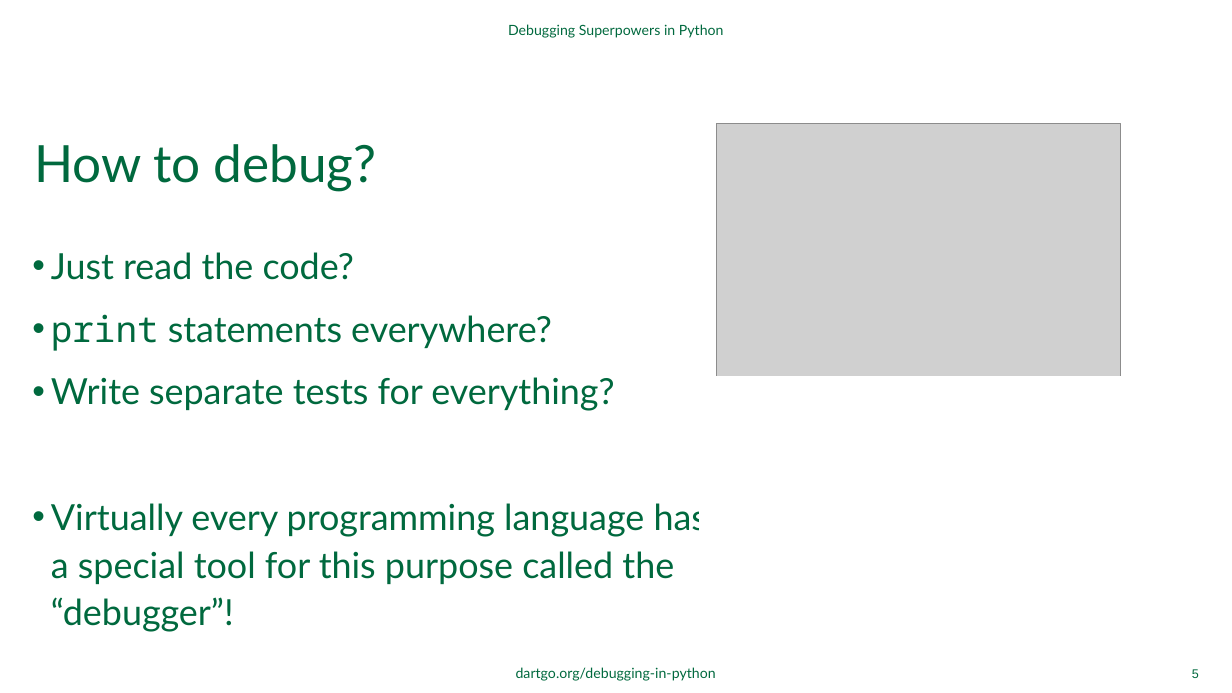
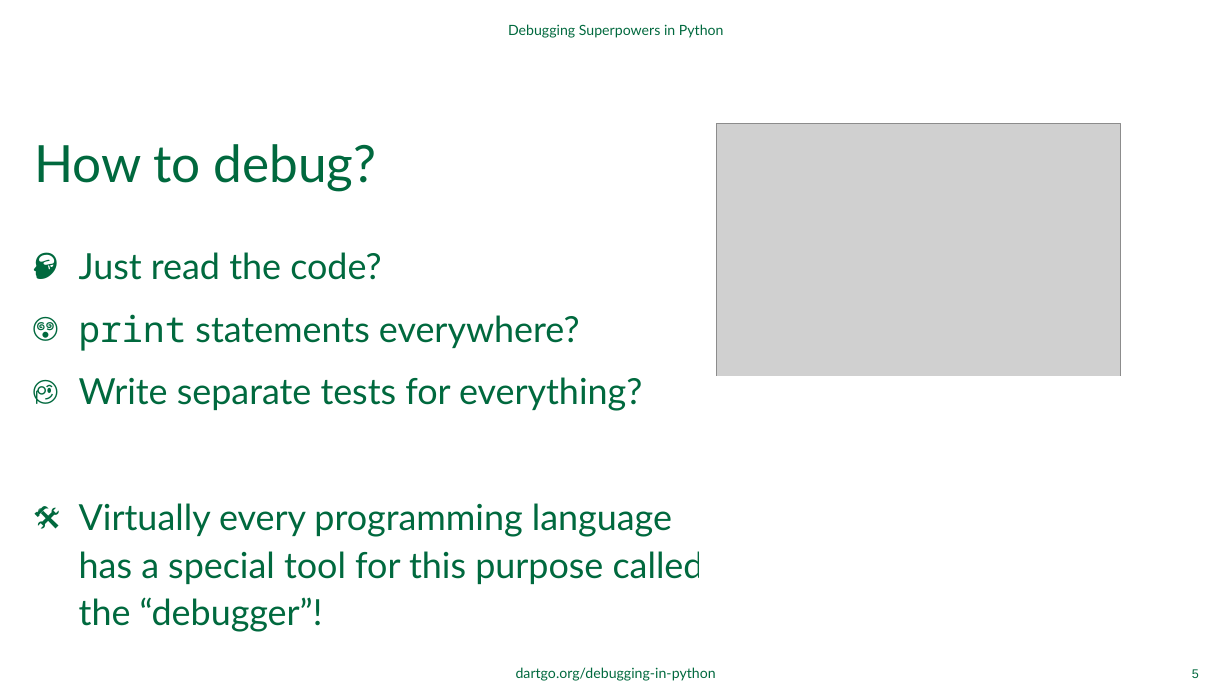
Before and after one commit to dartmouth/debugging-in-python, a slide deck: slide 5 of ppt/debugging-in-python.pptx. Drawn at 1232x693 pixels with LibreOffice and Linux fonts; fonts in the diff are those of the drawing; grey boxes stand for pictures; background and template pictures are left out. Boxes give left, top, right and bottom in pixels: in the first picture for what was removed or moved away, otherwise in the second. Text is boxed around its words. In the diff, an @@ line names an element or a change of style, - is before the commit and + after.

```diff
--- a/ppt/debugging-in-python.pptx
+++ b/ppt/debugging-in-python.pptx
@@ text "Just read the code?" at (79,252,704,632): bullet • to 🧠; bullet • to 😵‍; bullet • to 🧐; bullet • to 🛠️ @@
```
Also in this commit, not shown: 5 other slides changed, 2 slides added, 3 slides removed.
